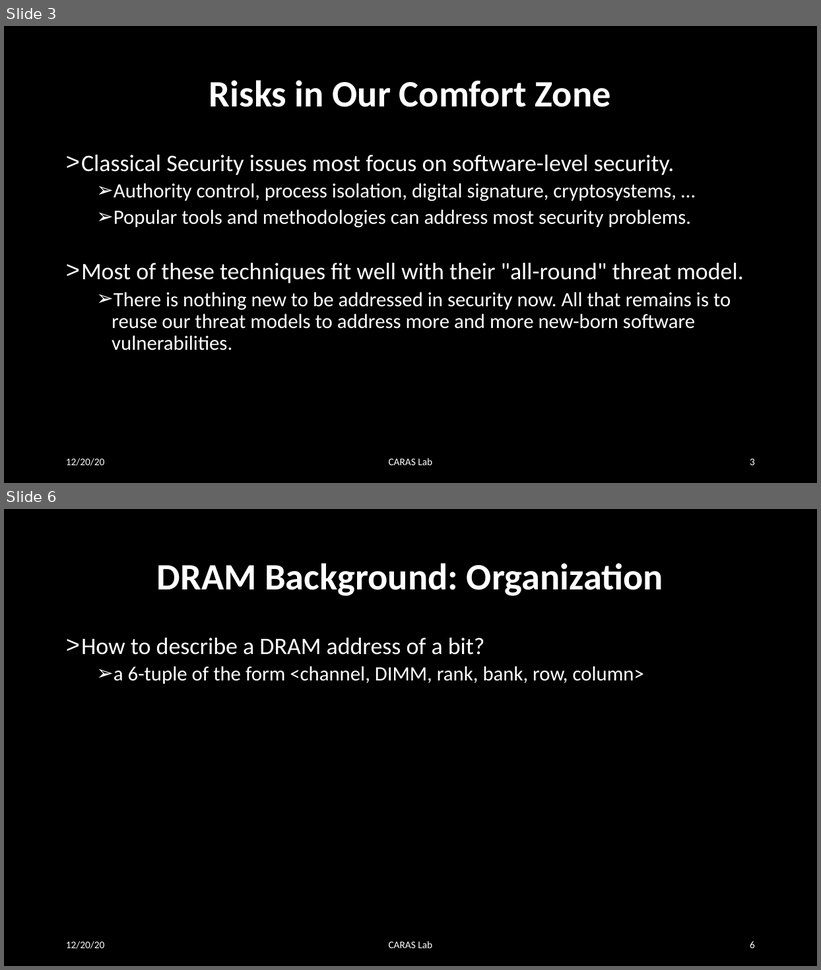
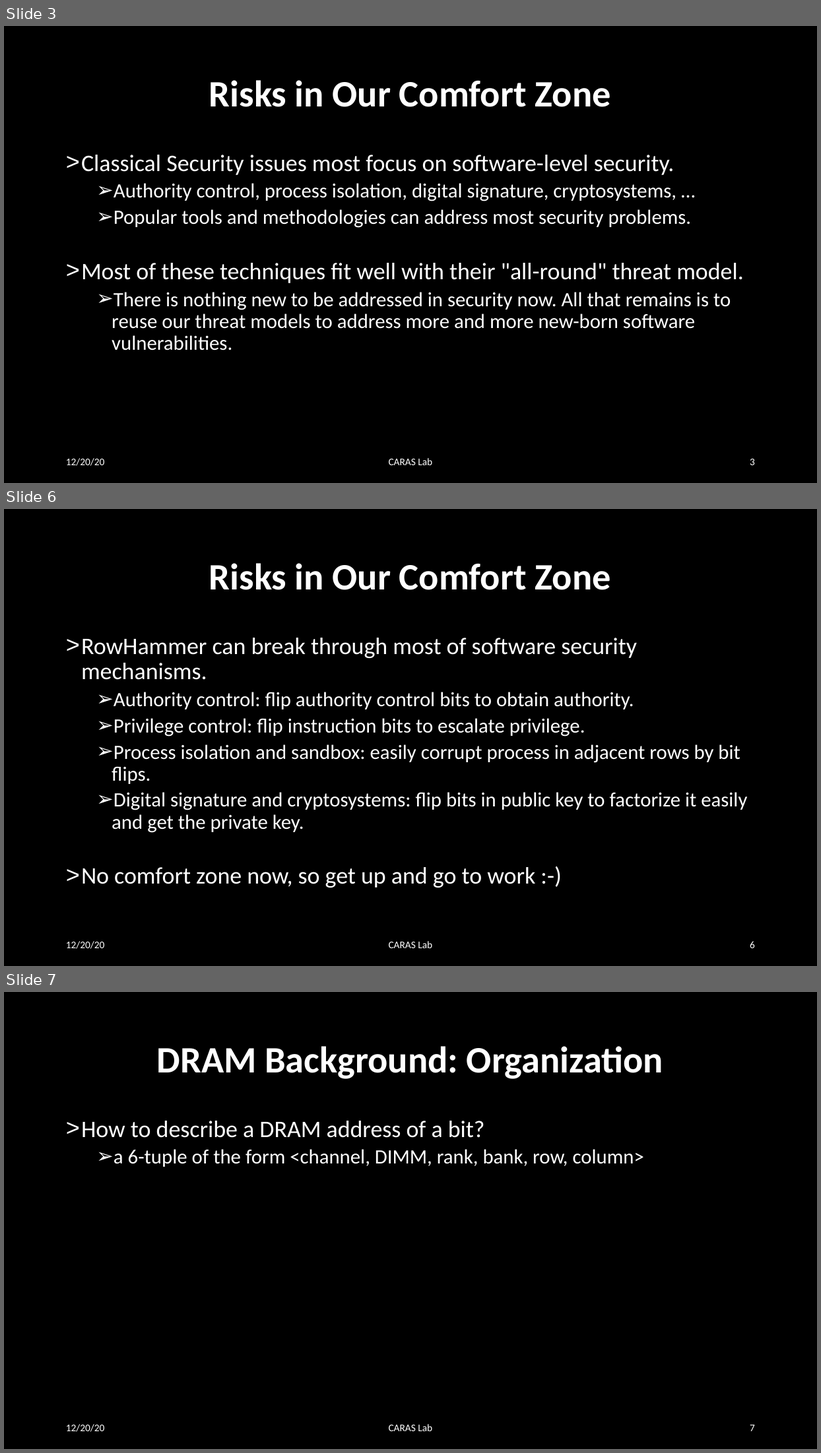
Before and after one commit to MekAkUActOR/RowHammer, a slide deck: summary1.pptx. Shown one above the other, each under a label of ours: slides 3 and 6 before the commit, slides 3, 6 and 7 after it; the slides between them are not shown. The pictures are 821x970 and 821x1453 pixels, drawn with LibreOffice and Linux fonts; fonts in the diff are those of the drawing. Boxes give left, top, right and bottom in pixels: in the first picture for what was removed or moved away, otherwise in the second. Text is boxed around its words. In the diff, an @@ line names an element or a change of style, - is before the commit and + after.

```diff
--- a/summary1.pptx
+++ b/summary1.pptx
@@ slide 6 added at <box>4,509,817,966</box>, background #000000 @@
@@ title added at <box>209,563,611,590</box>, 44 pt, text #FFFFFF, bold @@
+Risks in Our Comfort Zone
@@ text added at <box>81,638,747,888</box>, 24 pt, text #FFFFFF @@
+> RowHammer can break through most of software security mechanisms.
+  ➢ Authority control: flip authority control bits to obtain authority.
+  ➢ Privilege control: flip instruction bits to escalate privilege.
+  ➢ Process isolation and sandbox: easily corrupt process in adjacent rows by bit flips.
+  ➢ Digital signature and cryptosystems: flip bits in public key to factorize it easily and get the private key.
+> No comfort zone now, so get up and go to work :-)
@@ text added at <box>66,941,105,949</box>, 12 pt, text #FFFFFF @@
+12/20/20
@@ text added at <box>389,941,432,949</box>, 12 pt, text #FFFFFF @@
+CARAS Lab
@@ page number added at <box>750,941,755,949</box>, 12 pt, text #FFFFFF @@
+6
@@ what was slide 6 is now slide 7 @@
@@ page number at <box>750,1425,755,1432</box>: text changed @@
-6
+7
```
Also in this commit, not shown: 2 slides changed.
